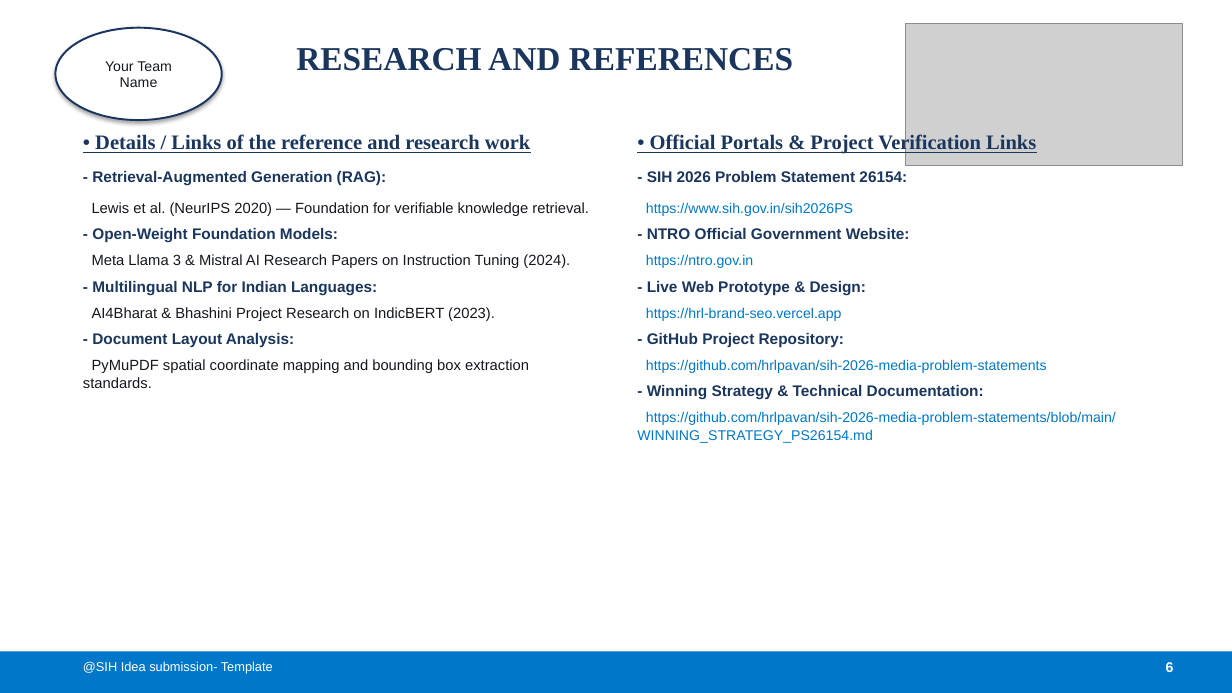
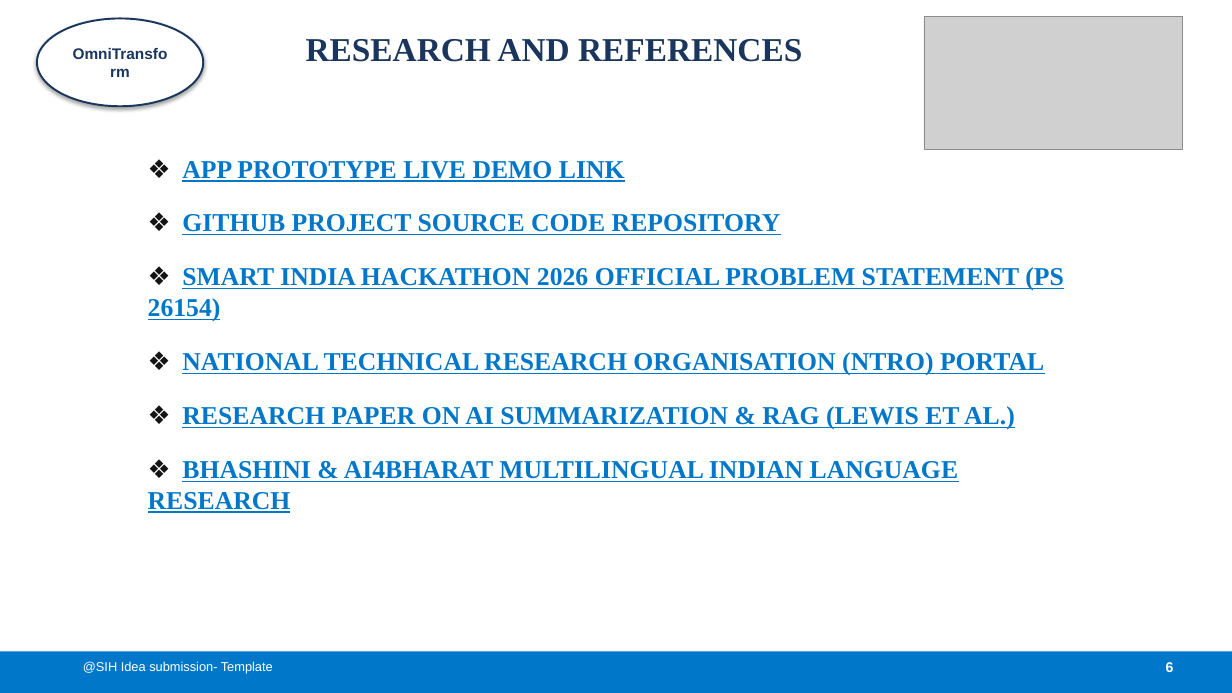
Before and after one commit to hrlpavan/sih-2026-media-problem-statements, a slide deck: slide 6 of SIH2026_Idea_Presentation_PS26154.pptx. Drawn at 1232x693 pixels with LibreOffice and Linux fonts; fonts in the diff are those of the drawing; grey boxes stand for pictures. Boxes give left, top, right and bottom in pixels: in the first picture for what was removed or moved away, otherwise in the second. Text is boxed around its words. In the diff, an @@ line names an element or a change of style, - is before the commit and + after.

Commit message:
Update SIH 2026 deck with simple basic English, authentic winning template layout, user stories, and diamond references

```diff
--- a/SIH2026_Idea_Presentation_PS26154.pptx
+++ b/SIH2026_Idea_Presentation_PS26154.pptx
@@ ellipse "OmniTransform": place and size @@
-ellipse "OmniTransform" at (55, 28, 222, 120)
+ellipse "OmniTransform" at (37, 18, 203, 106)
@@ text "RESEARCH AND REFERENCES": place and size @@
-text "RESEARCH AND REFERENCES" at (296, 48, 793, 71)
+text "RESEARCH AND REFERENCES" at (306, 39, 802, 62)
@@ picture: place and size @@
-picture at (906, 23, 1183, 165)
+picture at (924, 17, 1183, 150)
@@ text in ellipse at (105, 61, 172, 87): text changed; size 11 to 12 pt; text colour #14181E to #1B365D; bold on @@
-Your Team
-Name
+OmniTransform
@@ text removed at (637, 133, 1116, 443) @@
-• Official Portals & Project Verification Links
-- SIH 2026 Problem Statement 26154:
-https://www.sih.gov.in/sih2026PS
-- NTRO Official Government Website:
-https://ntro.gov.in
-- Live Web Prototype & Design:
-https://hrl-brand-seo.vercel.app
-- GitHub Project Repository:
-https://github.com/hrlpavan/sih-2026-media-problem-statements
-- Winning Strategy & Technical Documentation:
-https://github.com/hrlpavan/sih-2026-media-problem-statements/blob/main/WINNING_STRATEGY_PS26154.md
@@ text at (148, 161, 1064, 513): text changed; size 11.5 to 20 pt; font Arial to Times New Roman; text colour #14181E to #0077C8; bold on @@
-• Details / Links of the reference and research work
-- Retrieval-Augmented Generation (RAG):
-Lewis et al. (NeurIPS 2020) — Foundation for verifiable knowledge retrieval.
-- Open-Weight Foundation Models:
-Meta Llama 3 & Mistral AI Research Papers on Instruction Tuning (2024).
-- Multilingual NLP for Indian Languages:
-AI4Bharat & Bhashini Project Research on IndicBERT (2023).
-- Document Layout Analysis:
-PyMuPDF spatial coordinate mapping and bounding box extraction standards.
+❖ APP PROTOTYPE LIVE DEMO LINK
+❖ GITHUB PROJECT SOURCE CODE REPOSITORY
+❖ SMART INDIA HACKATHON 2026 OFFICIAL PROBLEM STATEMENT (PS 26154)
+❖ NATIONAL TECHNICAL RESEARCH ORGANISATION (NTRO) PORTAL
+❖ RESEARCH PAPER ON AI SUMMARIZATION & RAG (LEWIS ET AL.)
+❖ BHASHINI & AI4BHARAT MULTILINGUAL INDIAN LANGUAGE RESEARCH
```
Also in this commit, not shown: 1 other slide changed, 4 slides added, 4 slides removed, 1 other file.
